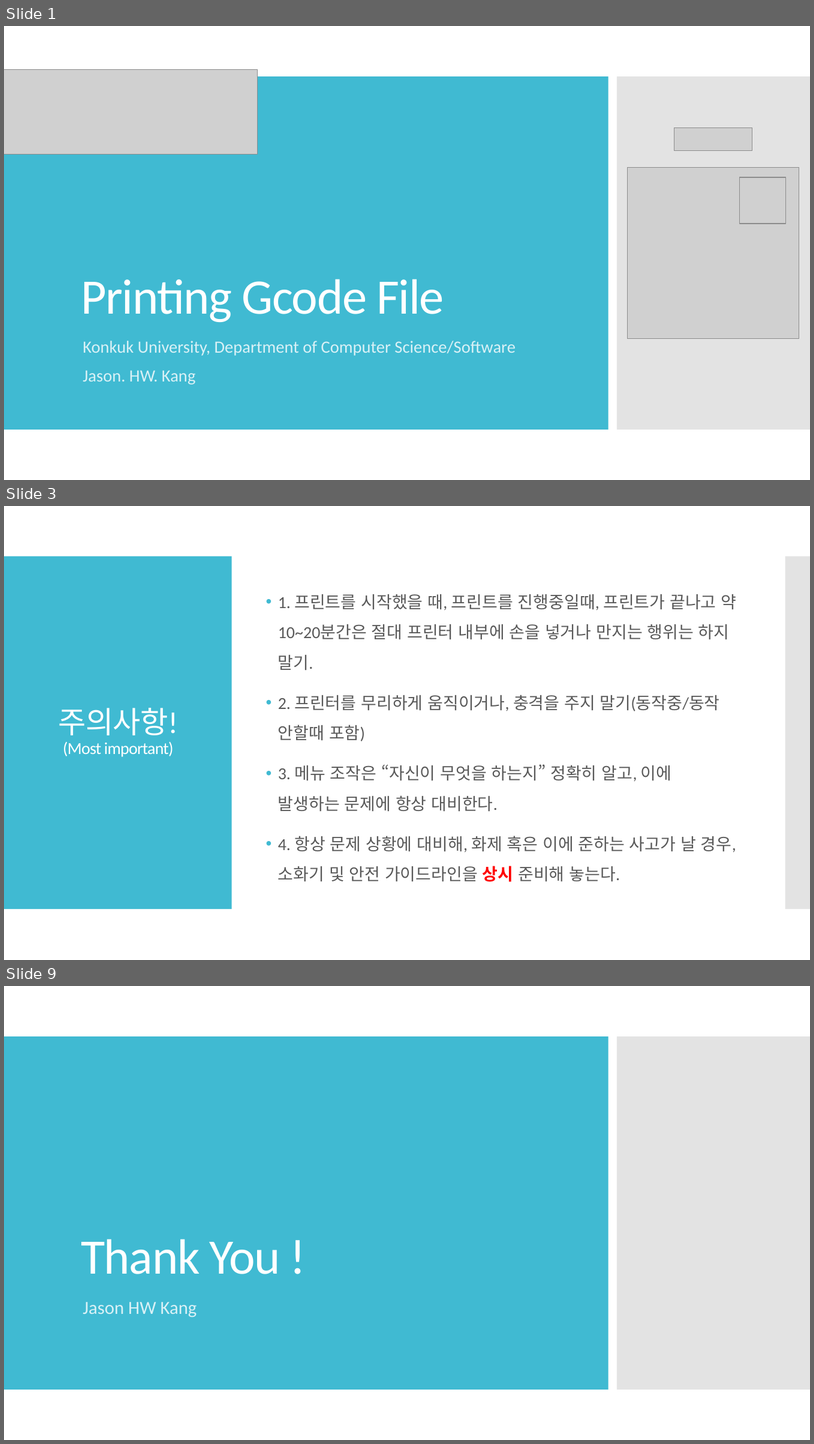
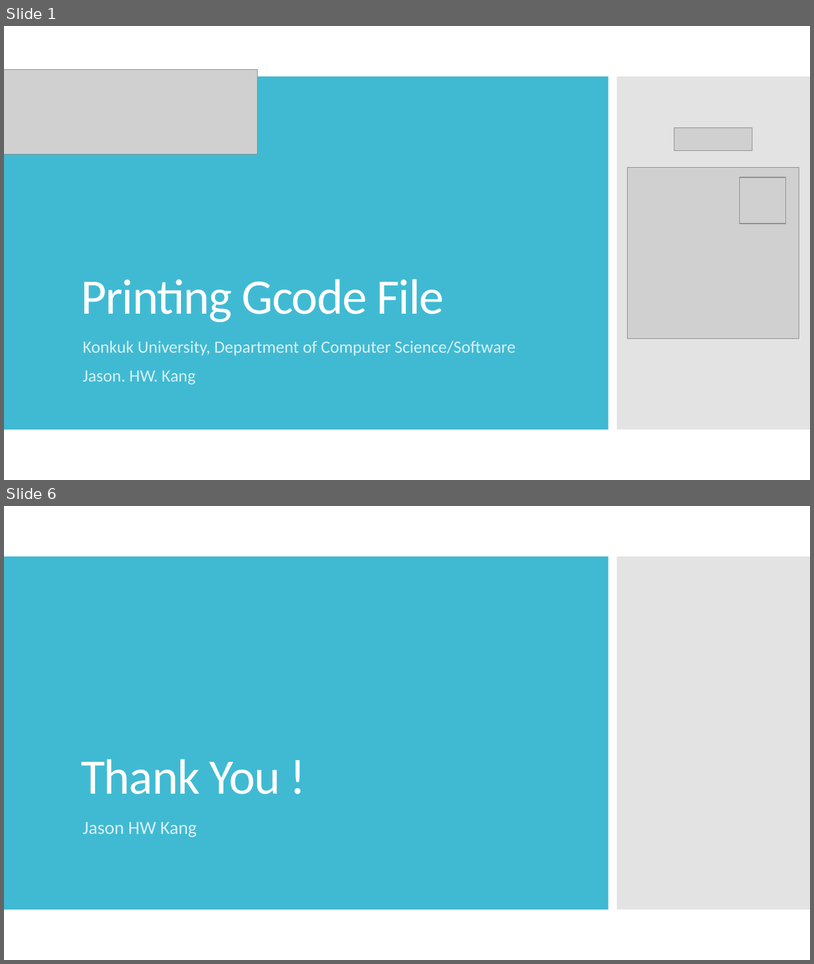
Before and after one commit to IncoCura/Instruction, a slide deck: 3DPrinter/3. Printing GCode file.pptx. Shown one above the other, each under a label of ours: slides 1, 3 and 9 before the commit, slides 1 and 6 after it; the slides between them are not shown. The pictures are 814x1444 and 814x964 pixels, drawn with LibreOffice and Linux fonts; fonts in the diff are those of the drawing; grey boxes stand for pictures. Boxes give left, top, right and bottom in pixels: in the first picture for what was removed or moved away, otherwise in the second. Text is boxed around its words. In the diff, an @@ line names an element or a change of style, - is before the commit and + after.

```diff
--- a/3DPrinter/3. Printing GCode file.pptx
+++ b/3DPrinter/3. Printing GCode file.pptx
@@ slide 3 removed at box(4, 506, 810, 960), background #FFFFFF @@
@@ rectangle removed at box(4, 556, 232, 909) @@
@@ rectangle removed at box(786, 556, 810, 909) @@
@@ text removed at box(278, 594, 737, 882) @@
-• 1. 프린트를 시작했을 때, 프린트를 진행중일때, 프린트가 끝나고 약 10~20분간은 절대 프린터 내부에 손을 넣거나 만지는 행위는 하지 말기.
-• 2. 프린터를 무리하게 움직이거나, 충격을 주지 말기(동작중/동작 안할때 포함)
-• 3. 메뉴 조작은 “자신이 무엇을 하는지” 정확히 알고, 이에 발생하는 문제에 항상 대비한다.
-• 4. 항상 문제 상황에 대비해, 화제 혹은 이에 준하는 사고가 날 경우, 소화기 및 안전 가이드라인을 상시 준비해 놓는다.
@@ title removed at box(59, 708, 178, 757) @@
-주의사항!
-(Most important)
@@ what was slide 9 is now slide 6 @@
```
Also in this commit, not shown: 3 slides changed, 1 slide added, 3 other slides removed, 1 other file.
